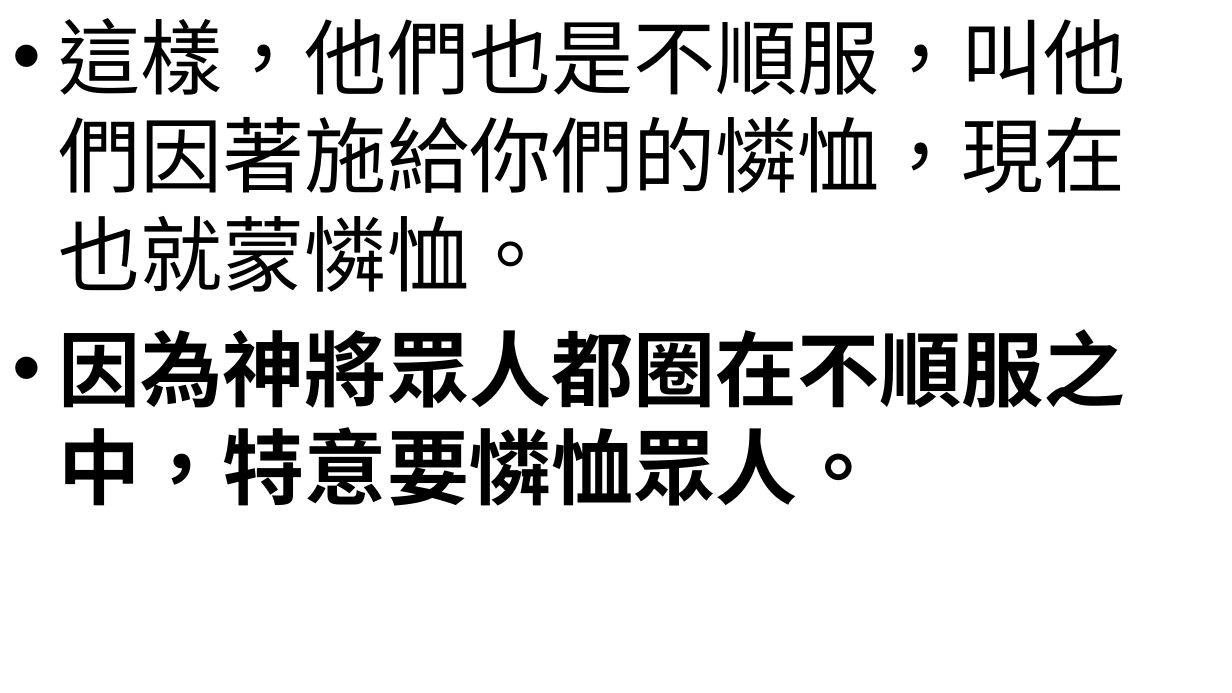
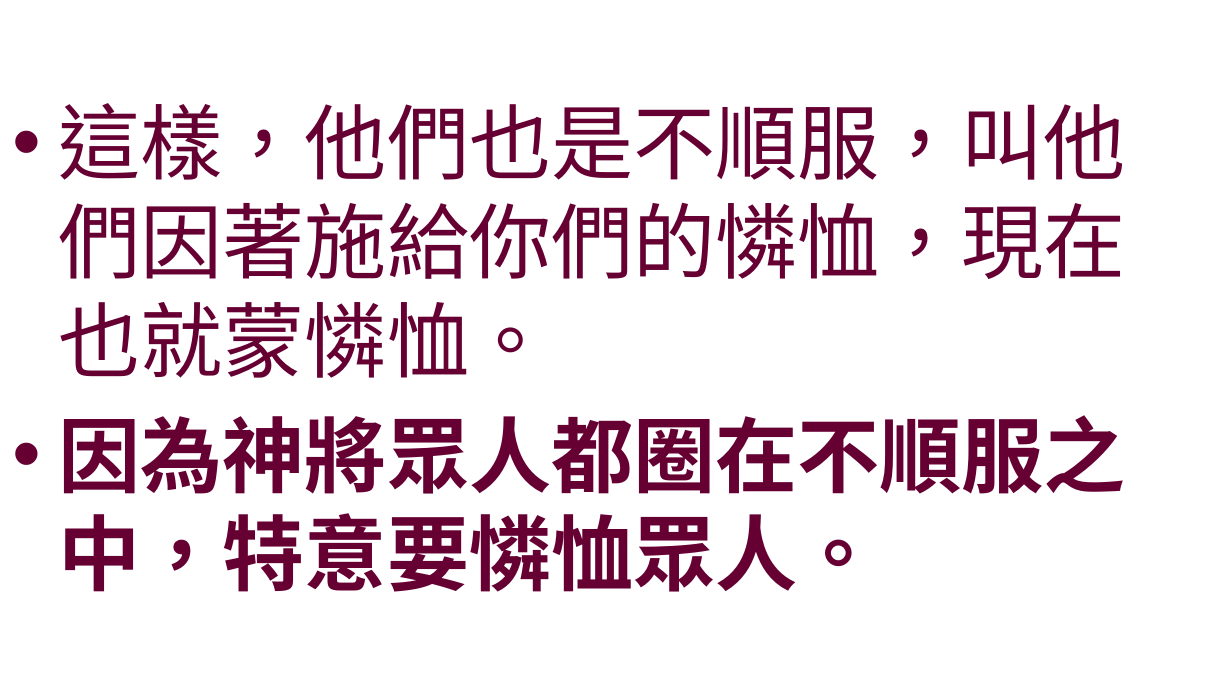
Before and after one commit to batisuoc/worship-resources, a slide deck: slide 5 of 26神的呼召.pptx. Drawn at 1232x693 pixels with LibreOffice and Linux fonts; fonts in the diff are those of the drawing; background and template pictures are left out. Boxes give left, top, right and bottom in pixels: in the first picture for what was removed or moved away, otherwise in the second. Text is boxed around its words. In the diff, an @@ line names an element or a change of style, - is before the commit and + after.

```diff
--- a/26神的呼召.pptx
+++ b/26神的呼召.pptx
@@ text "這樣，他們也是不順服，叫他們因著施給你們的憐恤，現在也就蒙憐恤。" at (x1=59, y1=103, x2=1127, y2=592): font Noto Sans CJK TC to Noto Sans CJK SC, text colour #000000 to #660033; vertical alignment top to middle @@
```
Also in this commit, not shown: 5 other slides changed.
